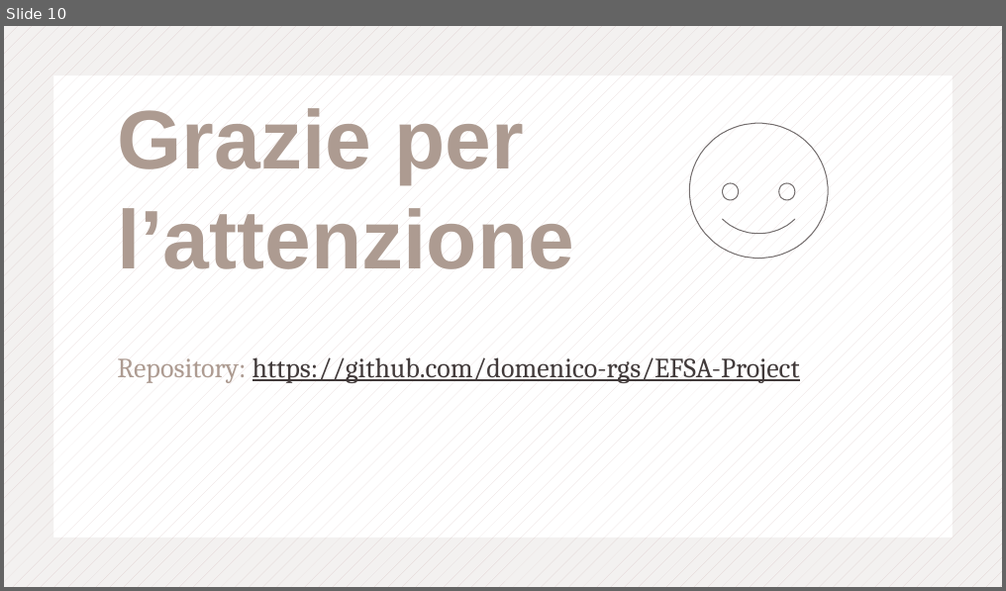
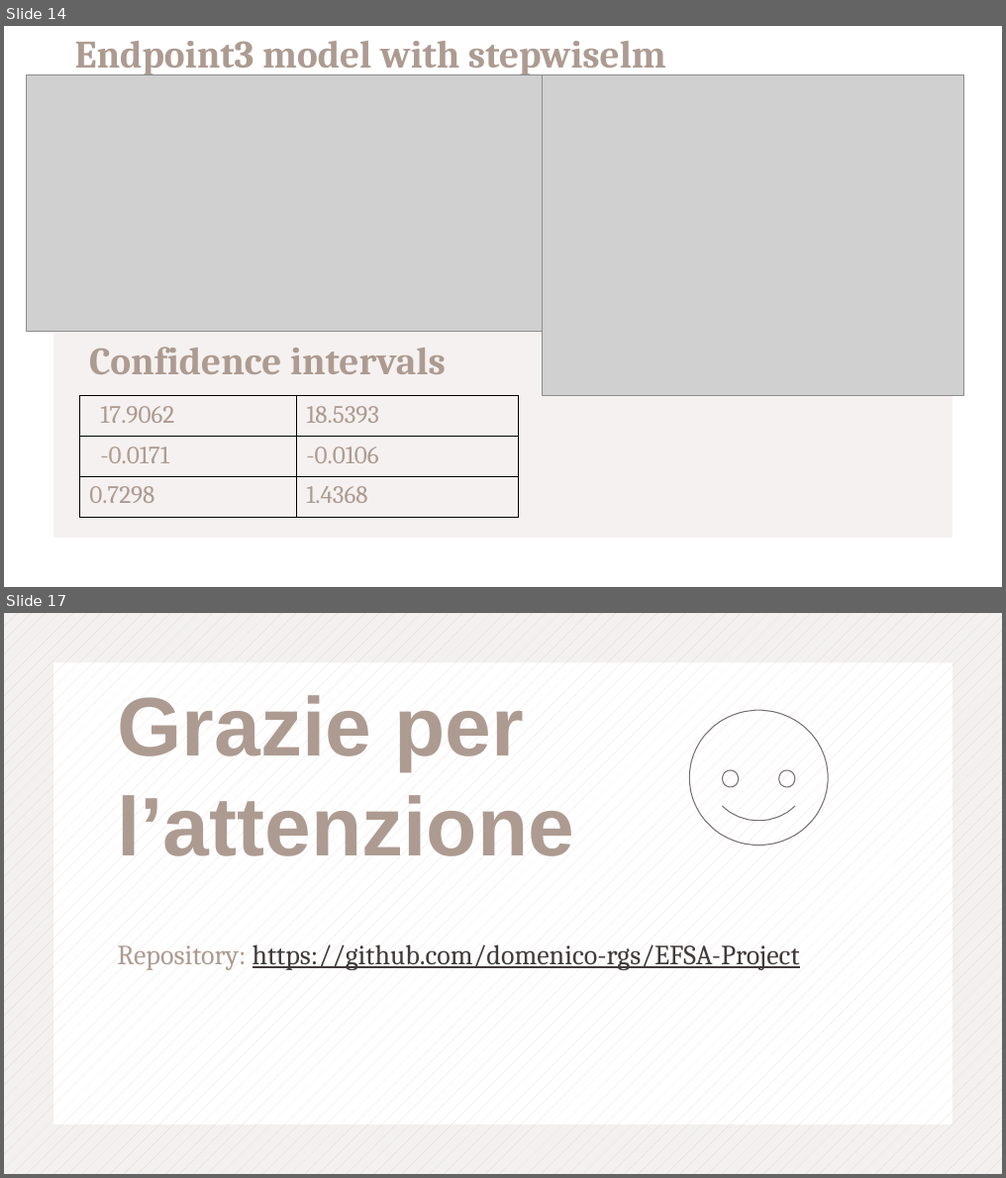
Before and after one commit to domenico-rgs/EFSA-Project, a slide deck: Presentation.pptx. Shown one above the other, each under a label of ours: slide 10 before the commit, slides 14 and 17 after it; the slides between them are not shown. The pictures are 1006x591 and 1006x1178 pixels, drawn with LibreOffice and Linux fonts; fonts in the diff are those of the drawing; grey boxes stand for pictures. Boxes give left, top, right and bottom in pixels: in the first picture for what was removed or moved away, otherwise in the second. Text is boxed around its words. In the diff, an @@ line names an element or a change of style, - is before the commit and + after.

```diff
--- a/Presentation.pptx
+++ b/Presentation.pptx
@@ slide 14 added at [4,26,1002,587], background #F5F1F0 @@
@@ frame added at [4,26,1002,586], fill #FFFFFF @@
@@ text added at [75,41,666,76], 28 pt, text #AD9B91, bold @@
+Endpoint3 model with stepwiselm
@@ picture added at [26,75,597,331] @@
@@ picture added at [542,75,964,396] @@
@@ text added at [89,347,446,374], 28 pt, text #AD9B91, bold @@
+Confidence intervals
@@ table added at [80,396,518,518], 3 rows, 2 columns @@
+17.9062 | 18.5393
+-0.0171 | -0.0106
+0.7298 | 1.4368
@@ what was slide 10 is now slide 17 @@
```
Also in this commit, not shown: 4 slides changed, 6 other slides added, 2 slides removed, 4 other files.
